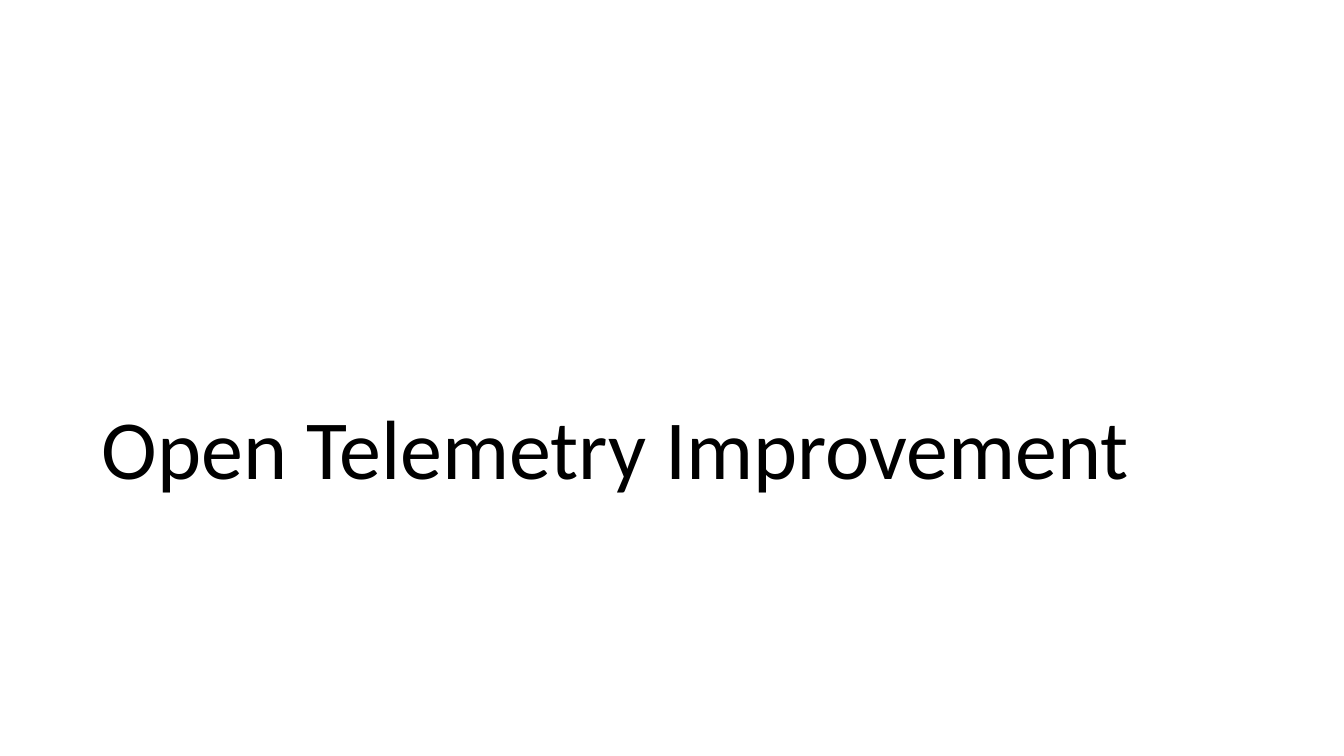
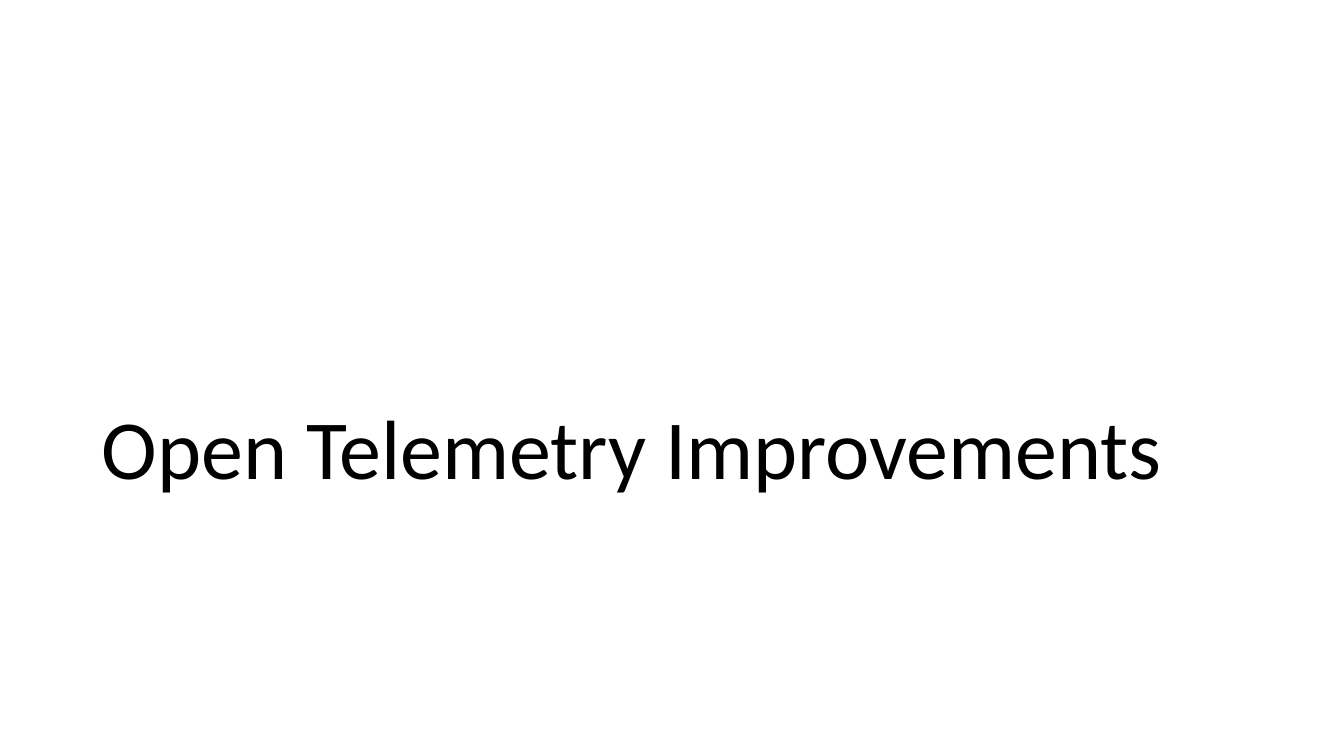
Before and after one commit to willvelida/talks, a slide deck: slide 11 of whats-new-cloud-native-dev-dotnet8/slide_deck.pptx (slide 10 before the commit). Drawn at 1344x756 pixels with LibreOffice and Linux fonts; fonts in the diff are those of the drawing. Boxes give left, top, right and bottom in pixels: in the first picture for what was removed or moved away, otherwise in the second. Text is boxed around its words. In the diff, an @@ line names an element or a change of style, - is before the commit and + after.

Commit message:
Updated slides

```diff
--- a/whats-new-cloud-native-dev-dotnet8/slide_deck.pptx
+++ b/whats-new-cloud-native-dev-dotnet8/slide_deck.pptx
@@ title at (102, 420, 1162, 493): text changed @@
-Open Telemetry Improvement
+Open Telemetry Improvements
```
Also in this commit, not shown: 1 slide added.
